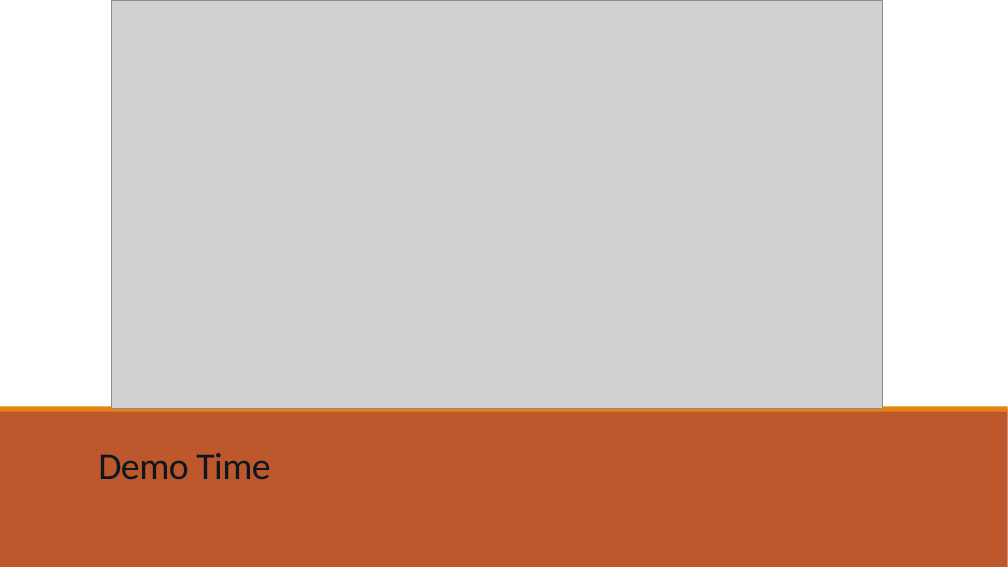
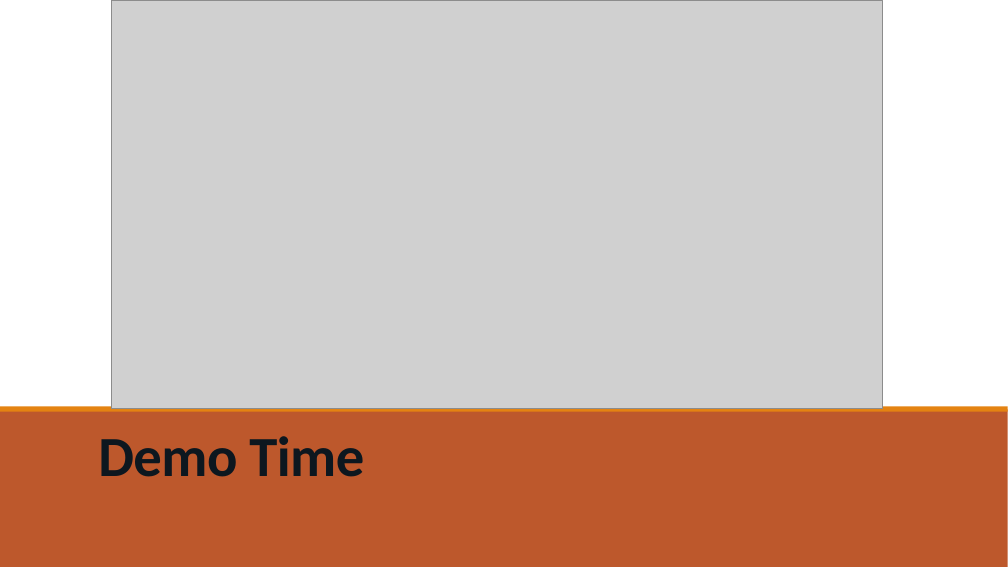
Before and after one commit to FredChen50215/midProject, a slide deck: slide 11 of iCalendar.pptx. Drawn at 1008x567 pixels with LibreOffice and Linux fonts; fonts in the diff are those of the drawing; grey boxes stand for pictures. Boxes give left, top, right and bottom in pixels: in the first picture for what was removed or moved away, otherwise in the second. Text is boxed around its words. In the diff, an @@ line names an element or a change of style, - is before the commit and + after.

```diff
--- a/iCalendar.pptx
+++ b/iCalendar.pptx
@@ title "Demo Time" at [98,436,364,477]: size 36 to 54 pt, bold on @@
```
Also in this commit, not shown: 4 other slides changed, 1 slide added, 1 slide removed, 1 other file.
